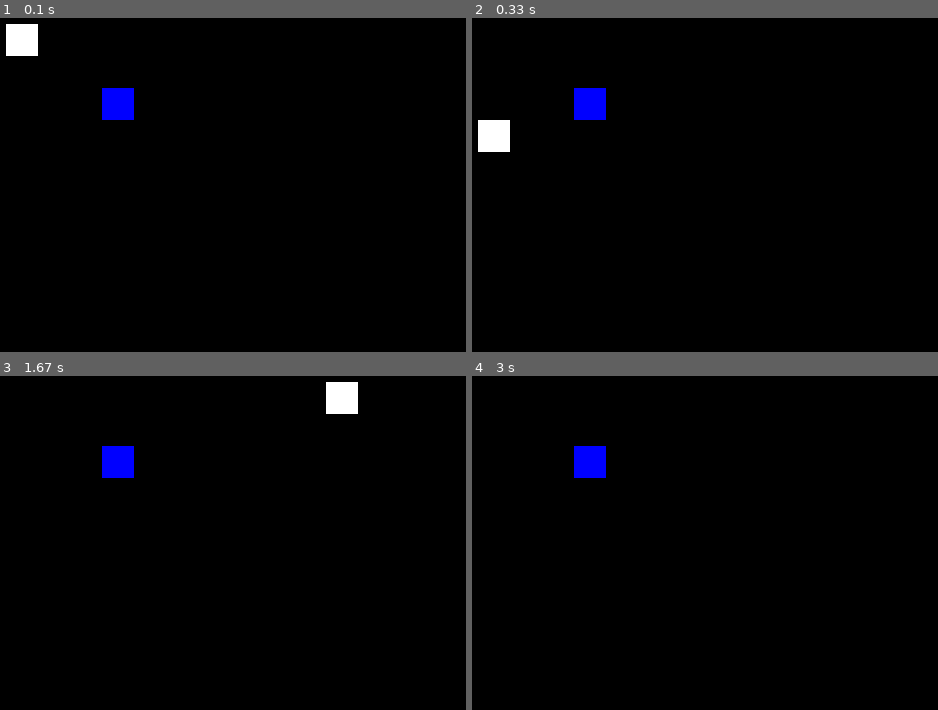
Above: before the commit, frames 1-4 (two rows, left to right).
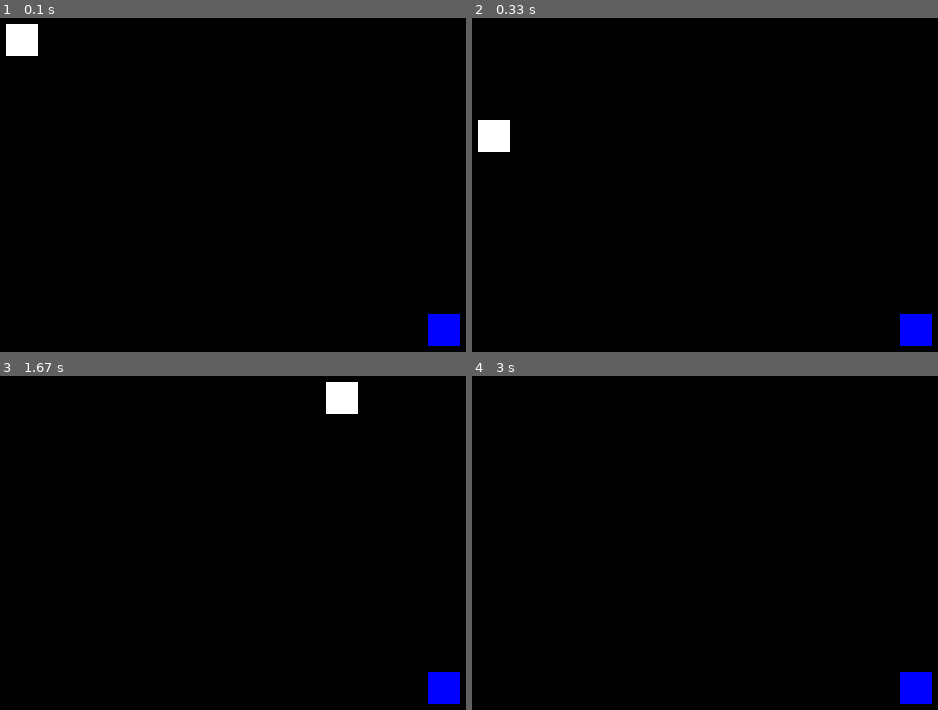
Above: after the commit, the same moments.

Repository: Joe-Newm/Pygame-Snake
Game: pygame game, started from main.py
Same seed, same stepped clock (60 frames per second), same inputs: the game is played once before the commit and once after it.
Inputs:
- Up to frame 1 (0.1 s): no input
- Up to frame 2 (0.33 s): no input
- Up to frame 3 (1.67 s): hold Right 0.33-0.8 s; hold Up 0.83-1.13 s; hold Right 1.17-1.63 s
- Up to frame 4 (3 s): no input

The runs differ from the first frame. In frame 1, 1.3% of the frame differs, in the area x 21-99%, y 20-99%; in frame 2, 1.3%; in frame 3, 1.3%; in frame 4, 1.3%.

Commit message:
adding food feature

Diff:
--- a/food.py
+++ b/food.py
@@ -11,3 +11,11 @@
 
     def draw(self, screen):
         pygame.draw.rect(screen, (0, 0, 255), self.rect)
+
+    def create(self):
+        # if self.food_list == []:
+        #     self.draw()
+        pass
+
+    def update(self):
+        self.create()
--- a/main.py
+++ b/main.py
@@ -2,6 +2,7 @@
 from sys import exit
 from snake import *
 from food import *
+import random
 
 # pygame setup
 pygame.init()
@@ -13,7 +14,9 @@
 snake = Snake((32, 32))  # Create a snake object
 
 # food
-food = Food((128,128))
+food_list = []
+food = Food((random.randint(0,512),random.randint(0,512)))
+food_list.append(food)
 
 while running:
     # poll for events
@@ -28,9 +31,9 @@
     # fill the screen with a color to wipe away anything from last frame
     screen.fill("black")
 
+    food.draw(screen)
     # RENDER YOUR GAME HERE
-    food.draw(screen)
-    snake.update(food)
+    snake.update(food, food_list)
     snake.draw(screen)
 
 
--- a/snake.py
+++ b/snake.py
@@ -24,10 +24,11 @@
             elif event.key == pygame.K_DOWN and self.direction != "up":
                 self.direction = "down"
 
-    def col_check(self, food):
+    def col_check(self, food, food_list):
         if pygame.Rect.colliderect(self.rect, food.rect):
             print("hey")
-            self.snake_list.append(pygame.Rect(self.rect))
+            food_list.remove(food)
+
 
     def draw(self, screen):
         # Draw each segment of the snake
@@ -51,6 +52,6 @@
             self.snake_list[0].x = self.rect.x
             self.snake_list[0].y = self.rect.y
 
-    def update(self, food):
+    def update(self, food, food_list):
         self.direction_check()
-        self.col_check(food)
+        self.col_check(food, food_list)
Not shown, removed: .DS_Store
